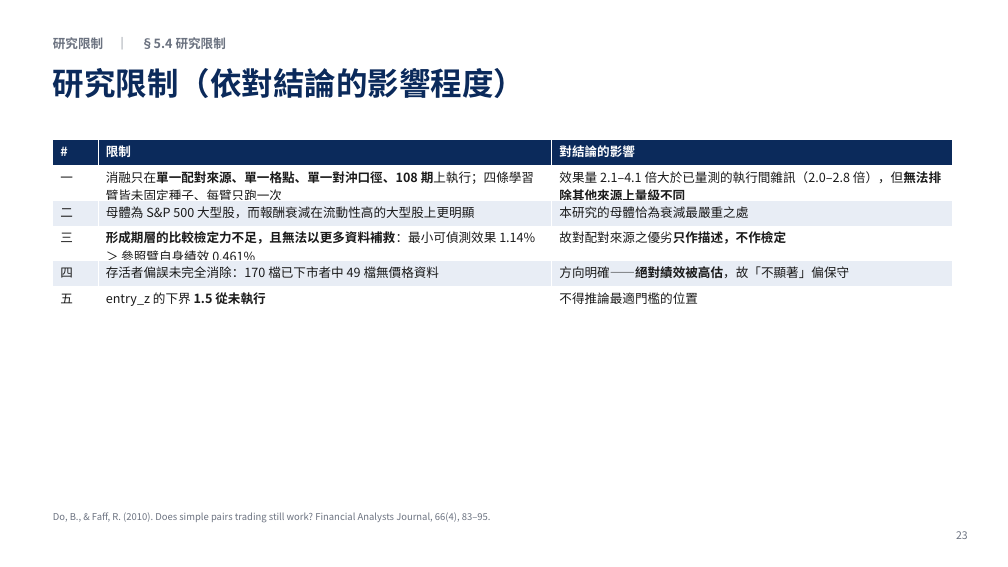
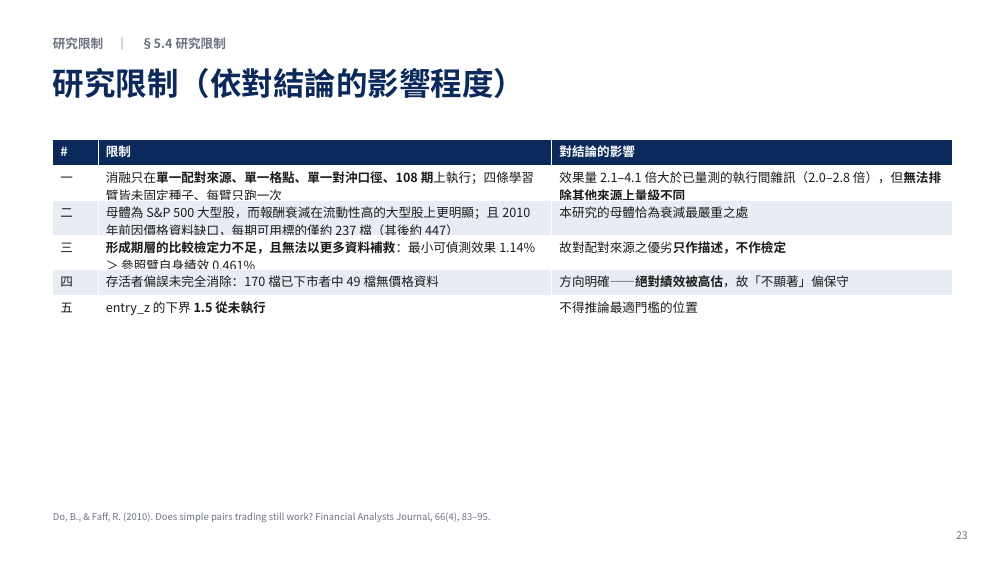
Before and after one commit to LerajieAsta/pairtrade_trainingproject, a slide deck: slide 23 of thesis/1150922.pptx. Drawn at 1008x567 pixels with LibreOffice and Linux fonts; fonts in the diff are those of the drawing. Boxes give left, top, right and bottom in pixels: in the first picture for what was removed or moved away, otherwise in the second. Text is boxed around its words. In the diff, an @@ line names an element or a change of style, - is before the commit and + after.

```diff
--- a/thesis/1150922.pptx
+++ b/thesis/1150922.pptx
@@ table at bbox=[53, 140, 953, 319] @@
-row 3, column 2: 母體為 S&P 500 大型股，而報酬衰減在流動性高的大型股上更明顯
+row 3, column 2: 母體為 S&P 500 大型股，而報酬衰減在流動性高的大型股上更明顯；且 2010 年前因價格資料缺口，每期可用標的僅約 237 檔（其後約 447）
```
Also in this commit, not shown: 1 other slide changed, 6 other files.
